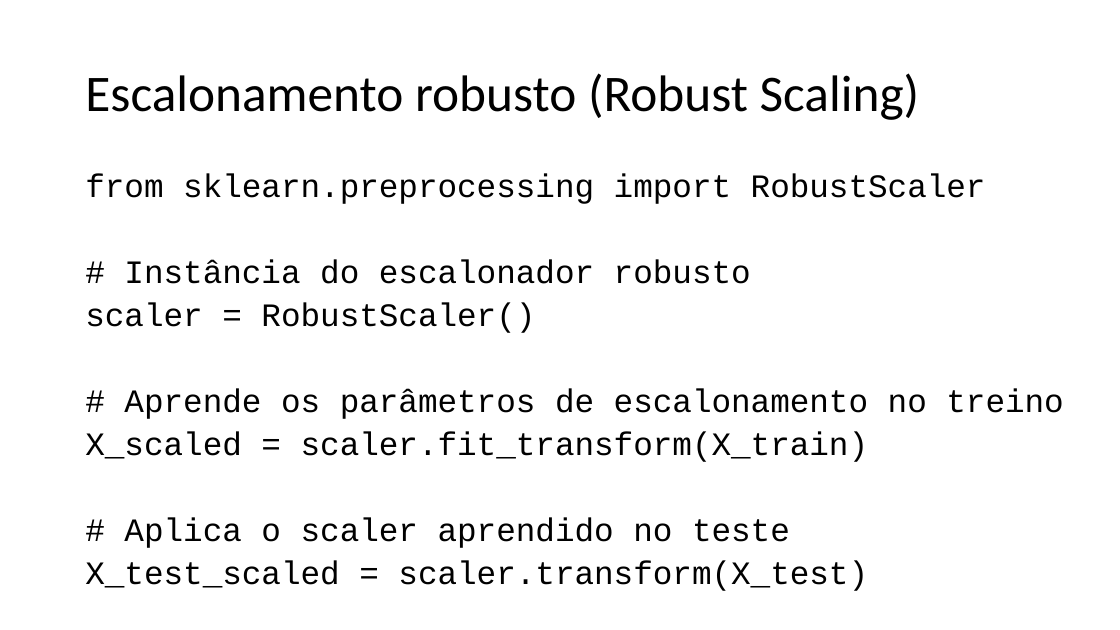
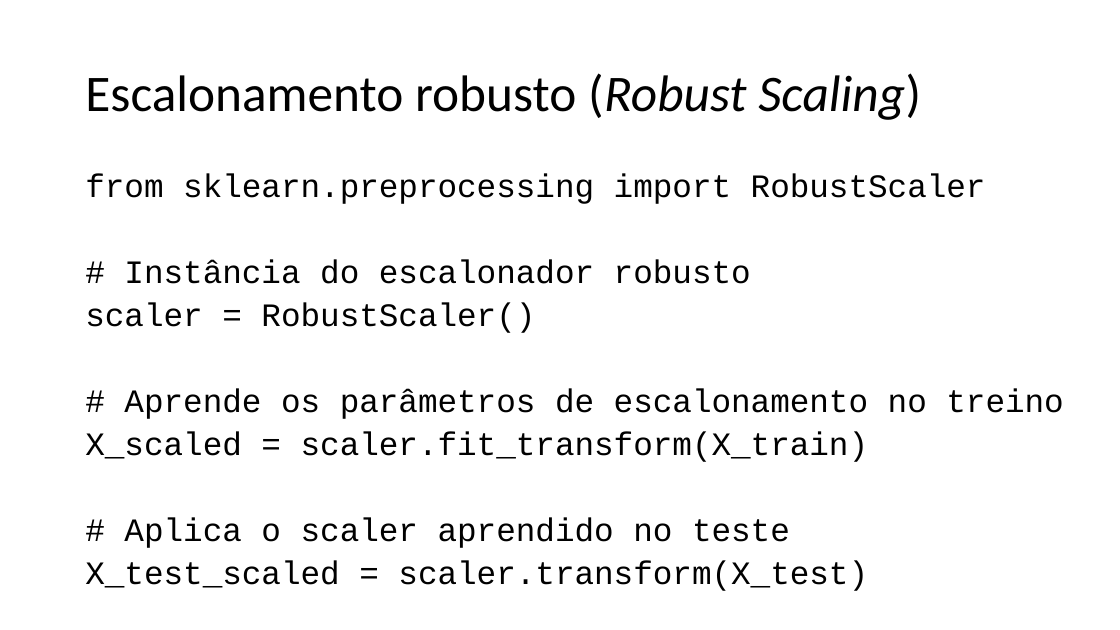
Before and after one commit to zz4fap/c24_inteligencia_artificial, a slide deck: slide 25 of slides/C24_Transformações.pptx (slide 24 before the commit). Drawn at 1120x630 pixels with LibreOffice and Linux fonts; fonts in the diff are those of the drawing. Boxes give left, top, right and bottom in pixels: in the first picture for what was removed or moved away, otherwise in the second. Text is boxed around its words. In the diff, an @@ line names an element or a change of style, - is before the commit and + after.

```diff
--- a/slides/C24_Transformações.pptx
+++ b/slides/C24_Transformações.pptx
@@ title "Escalonamento robusto (Robust Scaling)" at <box>85,73,921,120</box>: italic on in "(Robust Scaling)" @@
```
Also in this commit, not shown: 6 other slides changed, 1 slide added, 2 other files.
